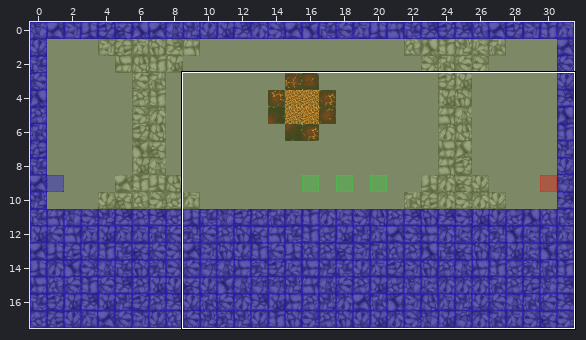
An edit to a level. Tiled map, Spellington/src/res/map/mapDungeon19.tmx. Above: a wide view before the commit, with the close-up outlined.
Close-up. The starting point:
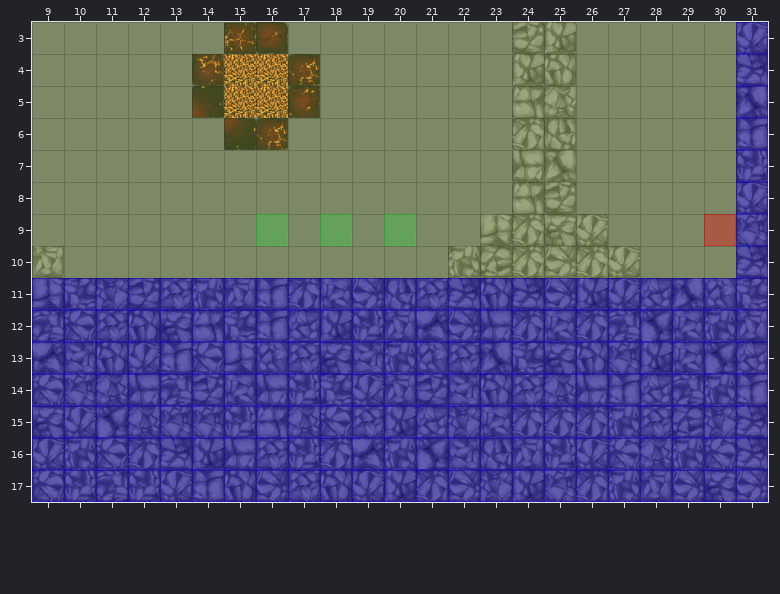
Cells are 50x50 px. Shown: x 9..31, y 3..17.
After the commit:
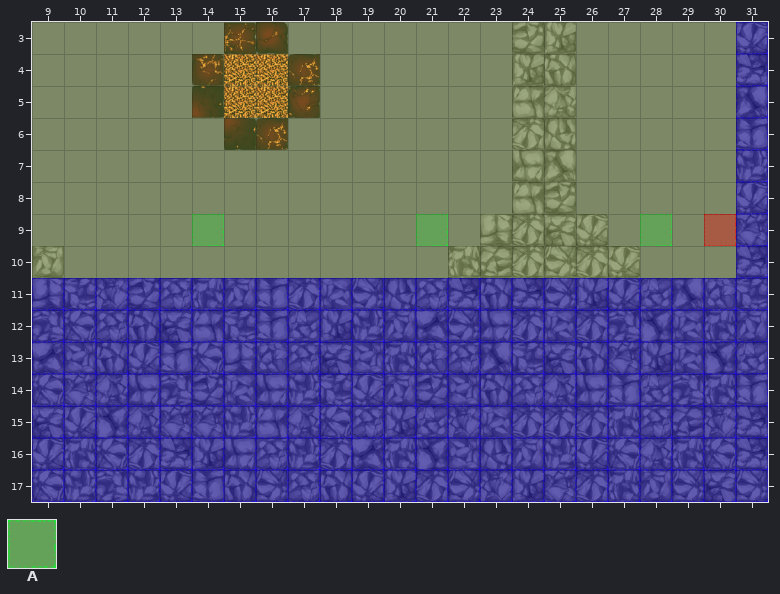
Key: from "collisionTile": A 1.
_ is an empty cell.
Tiles replaced or removed in this view: A.
See-through tiles are keyed as they look on the map.
Edits made:
Changed rows in their new state; . is an unchanged cell.
Layer "event":
first column x 14:
 9 A._._._A......A
Boxes around the changes in both close-ups, in picture pixels (x1, y1, x2, y2):
added: (192, 214, 224, 246)
removed: (256, 214, 288, 246)
removed: (320, 214, 352, 246)
changed: (384, 214, 448, 246)
added: (640, 214, 672, 246)
